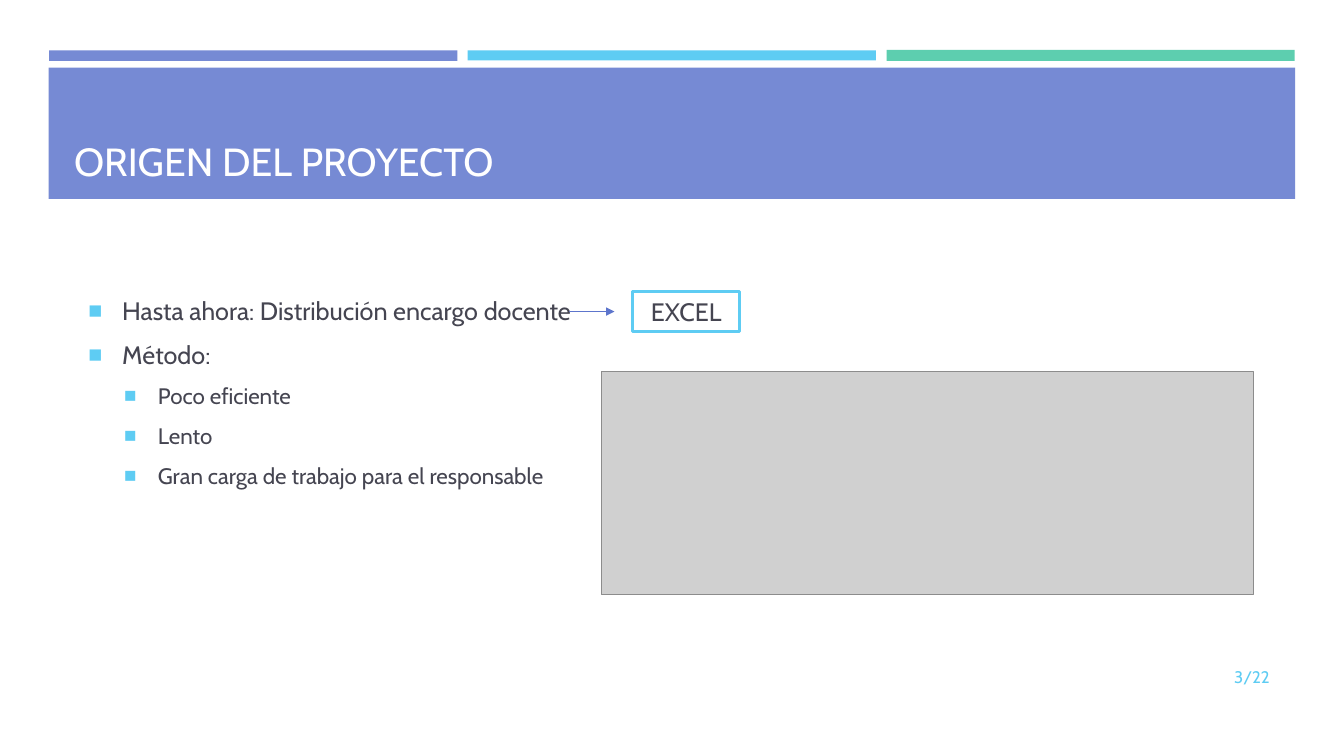
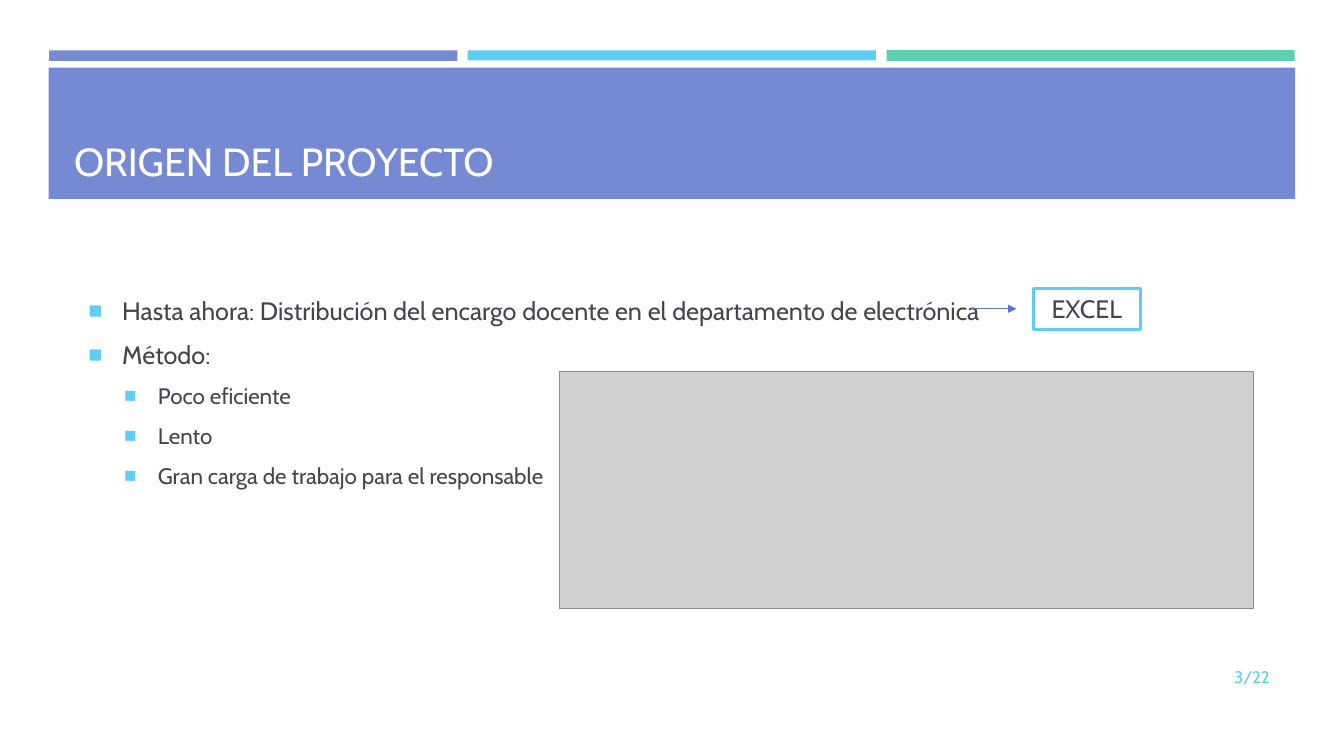
Before and after one commit to mdlunag/tfg, a slide deck: slide 3 of tfg_presentacio.pptx. Drawn at 1344x756 pixels with LibreOffice and Linux fonts; fonts in the diff are those of the drawing; grey boxes stand for pictures. Boxes give left, top, right and bottom in pixels: in the first picture for what was removed or moved away, otherwise in the second. Text is boxed around its words. In the diff, an @@ line names an element or a change of style, - is before the commit and + after.

```diff
--- a/tfg_presentacio.pptx
+++ b/tfg_presentacio.pptx
@@ rectangle "EXCEL": place and size @@
-rectangle "EXCEL" at <box>633,291,740,332</box>
+rectangle "EXCEL" at <box>1033,288,1140,329</box>
@@ text at <box>122,301,979,326</box>: text changed @@
-■ Hasta ahora: Distribución encargo docente
+■ Hasta ahora: Distribución del encargo docente en el departamento de electrónica
@@ arrow moved from (570, 312) - (615, 312) to (972, 309) - (1016, 309) @@
@@ picture: place and size @@
-picture at <box>601,372,1253,595</box>
+picture at <box>560,372,1253,609</box>
```
Also in this commit, not shown: 10 other slides changed.
